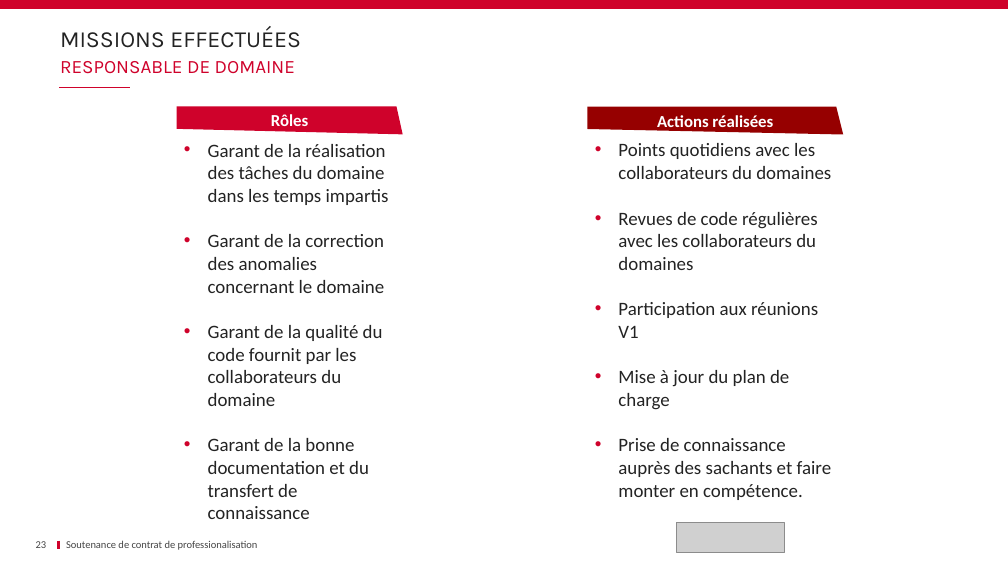
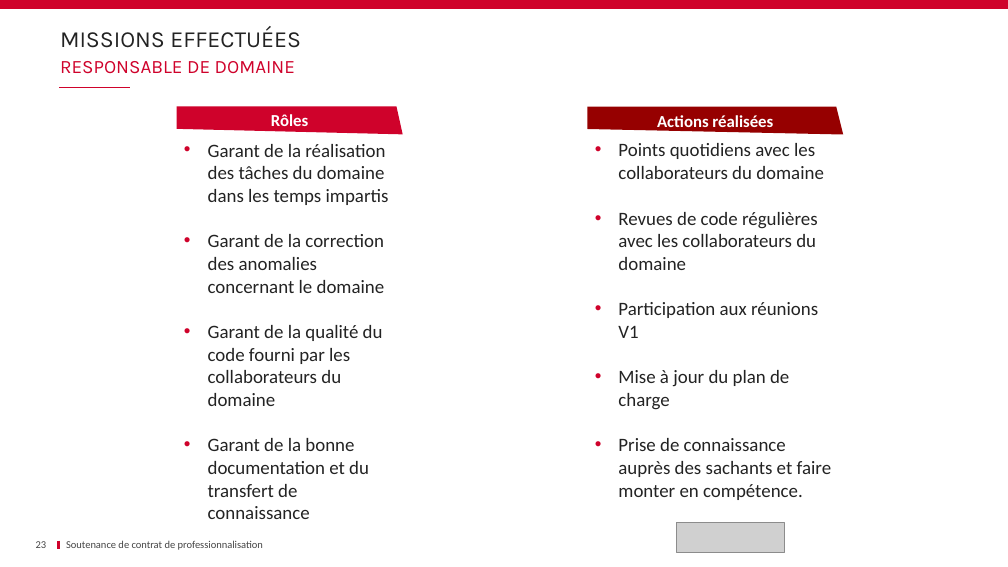
Before and after one commit to Dixit-Z/Memoire, a slide deck: slide 23 of Soutenance.pptx. Drawn at 1008x567 pixels with LibreOffice and Linux fonts; fonts in the diff are those of the drawing; grey boxes stand for pictures; background and template pictures are left out. Boxes give left, top, right and bottom in pixels: in the first picture for what was removed or moved away, otherwise in the second. Text is boxed around its words. In the diff, an @@ line names an element or a change of style, - is before the commit and + after.

```diff
--- a/Soutenance.pptx
+++ b/Soutenance.pptx
@@ text at bbox=[618, 143, 824, 270]: text changed @@
-• Points quotidiens avec les collaborateurs du domaines
-• Revues de code régulières avec les collaborateurs du domaines
+• Points quotidiens avec les collaborateurs du domaine
+• Revues de code régulières avec les collaborateurs du domaine
@@ text at bbox=[208, 325, 383, 406]: text changed @@
-• Garant de la qualité du code fournit par les collaborateurs du domaine
+• Garant de la qualité du code fourni par les collaborateurs du domaine
@@ text at bbox=[66, 540, 263, 550]: text changed @@
-Soutenance de contrat de professionalisation
+Soutenance de contrat de professionnalisation
```
Also in this commit, not shown: 39 other slides changed, 1 slide added.
